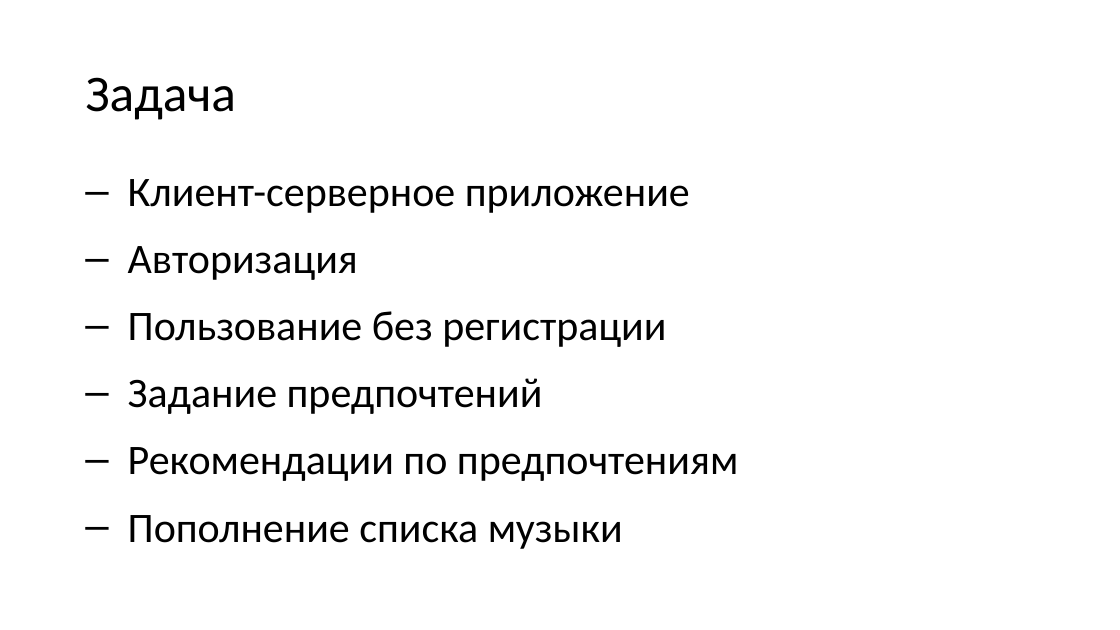
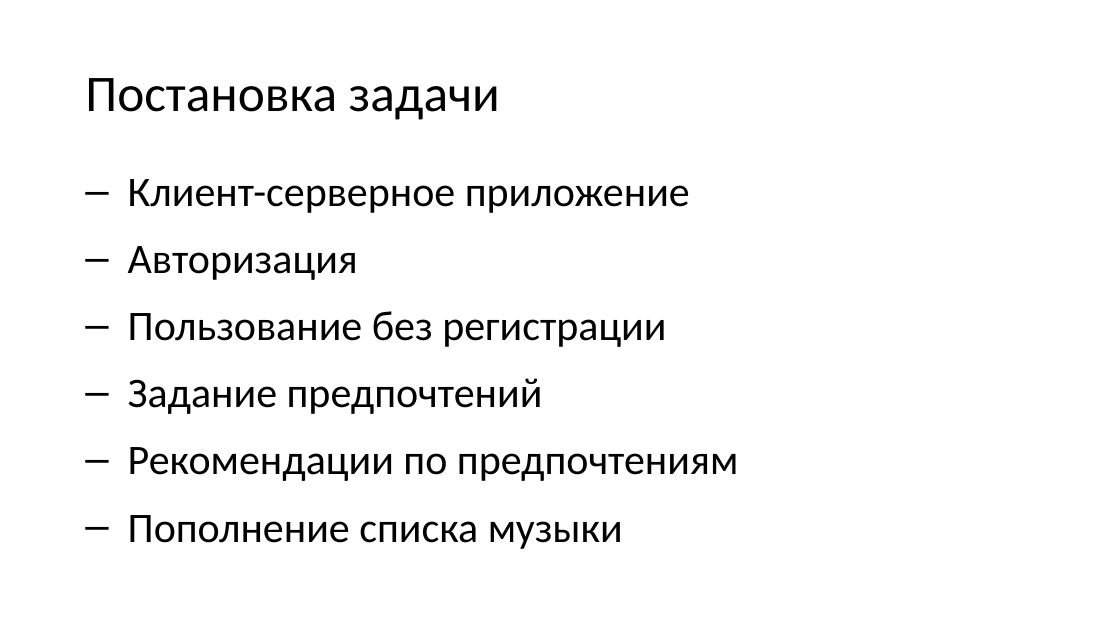
Before and after one commit to Lizurt/Muzkat, a slide deck: slide 5 of docs/ppt.pptx. Drawn at 1120x630 pixels with LibreOffice and Linux fonts; fonts in the diff are those of the drawing; background and template pictures are left out. Boxes give left, top, right and bottom in pixels: in the first picture for what was removed or moved away, otherwise in the second. Text is boxed around its words. In the diff, an @@ line names an element or a change of style, - is before the commit and + after.

```diff
--- a/docs/ppt.pptx
+++ b/docs/ppt.pptx
@@ title at [85, 78, 500, 120]: text changed @@
-Задача
+Постановка задачи
```
Also in this commit, not shown: 8 other slides changed, 1 slide added, 1 slide removed.
